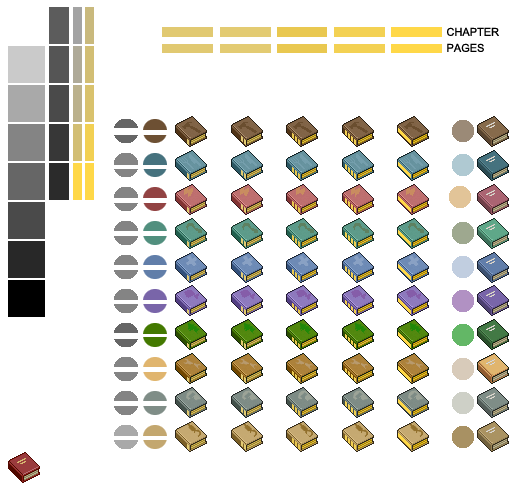
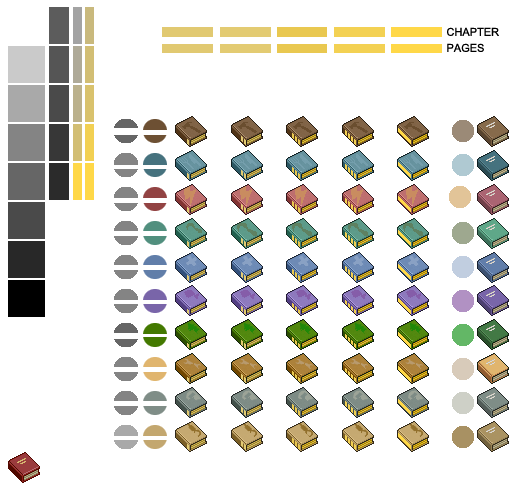
The second 511 × 487 image is a revision of the first. Changes to its layers:
painted on "logos" over [185, 186, 424, 236]
